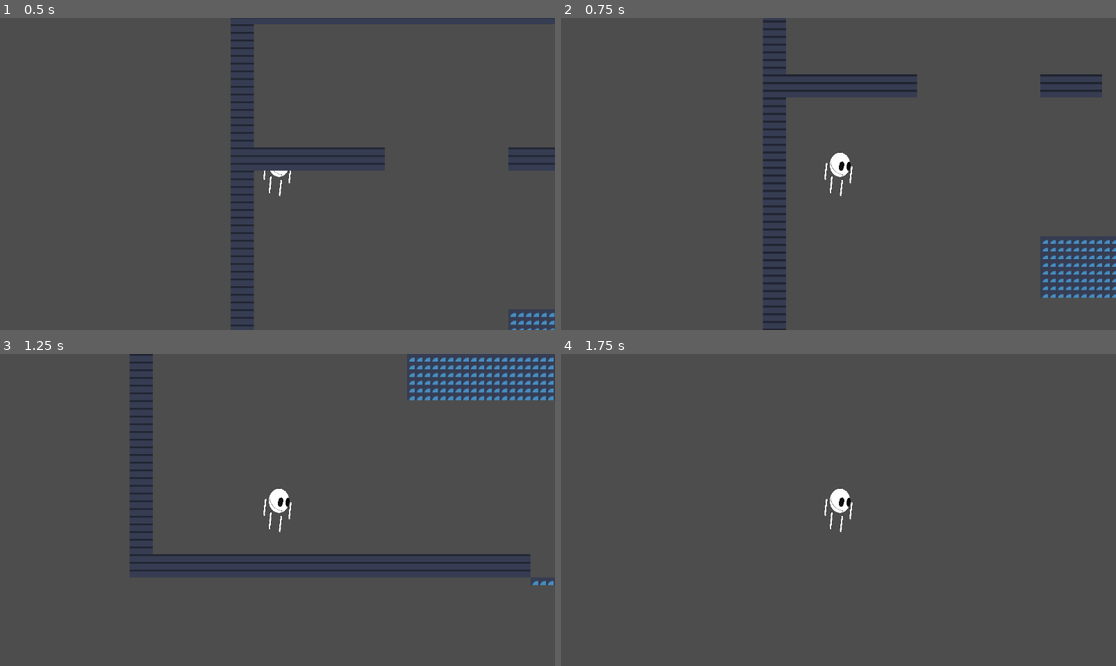
Above: before the commit, frames 1-4 (two rows, left to right).
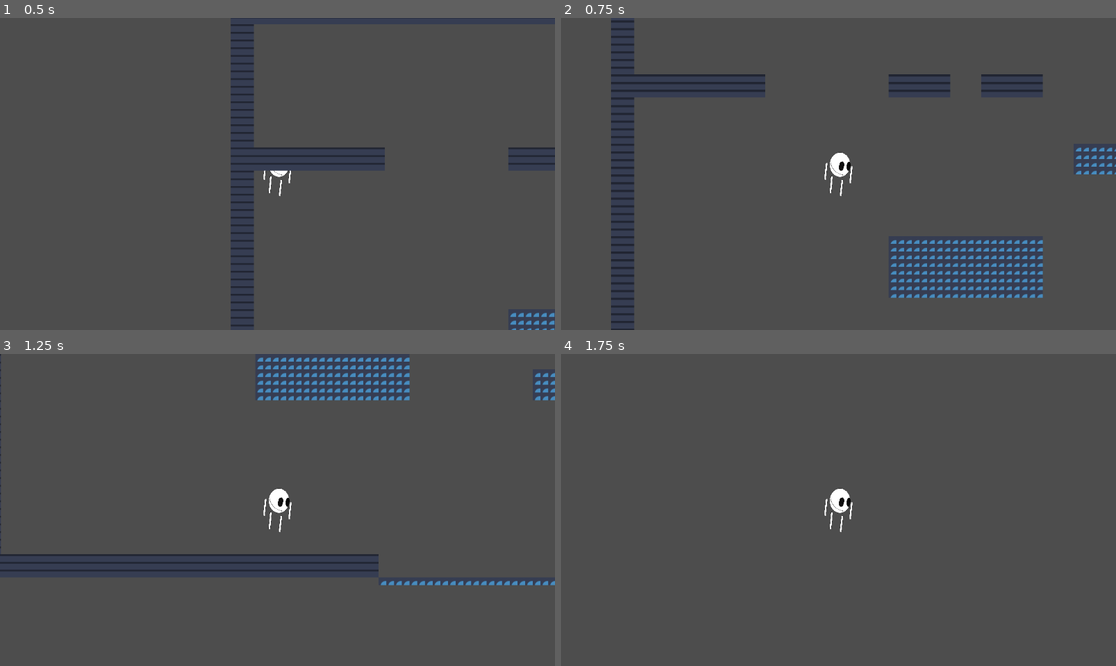
Above: after the commit, the same moments.

Repository: ragegaming23/book-of-souls
Game: Godot game, scene res://levels/Level 2_DinoIsland/Dino Island.tscn
Same seed, same stepped clock (60 frames per second), same inputs: the game is played once before the commit and once after it. This scene is started directly instead of the project's main scene. The engine's default icon, where the game draws it, is replaced by a stand-in: a white triangle on a blue panel in a dark square.
Inputs (mouse positions are in pixels of both pictures, inside the frame that each line leads up to):
- Up to frame 1 (0.5 s): no input
- Up to frame 2 (0.75 s): move the mouse to (960, 158) at 0.52 s; hold D (move_right) from 0.53 s (still down); tap Shift (Dash) at 0.6 s
- Up to frame 3 (1.25 s): keep holding D (move_right); tap Space (jump) at 0.77 s
- Up to frame 4 (1.75 s): keep holding D (move_right); move the mouse to (727, 525) at 1.27 s; tap Shift (Dash) at 1.35 s; tap Space (jump) at 1.52 s

Frame 1 is identical in both runs. In frame 2, 7.7% of the frame differs, in the area x 9-100%, y 0-100%; in frame 3, 5.1%; in frame 4, nothing differs.

Commit message:
player abilities

Diff:
--- a/Player/jump.gd
+++ b/Player/jump.gd
@@ -12,7 +12,7 @@
 	if Input.is_action_just_pressed("jump") and Player.CanDoubleJump:
 		transitioned.emit("Double Jump")
 
-	if Player.CanWallClimb:
+	if Player.CanWallClimb and Player.get_wall_normal_only:
 		transitioned.emit("WallClimb")
 
 	if Input.is_action_just_pressed("Dash") and Player.CanDash:
--- a/levels/Level 2_DinoIsland/Dino Island.tscn
+++ b/levels/Level 2_DinoIsland/Dino Island.tscn
@@ -112,6 +112,7 @@
 
 [node name="CharacterBody2D" parent="." instance=ExtResource("1_2tyn1")]
 position = Vector2(96, -848)
+CanDash = true
 
 [node name="TileMapLayer" type="TileMapLayer" parent="."]
 position = Vector2(-1, -1)
--- a/levels/Level 3_AncientChina world/Level 3.tscn
+++ b/levels/Level 3_AncientChina world/Level 3.tscn
@@ -112,6 +112,7 @@
 
 [node name="CharacterBody2D" parent="." instance=ExtResource("1_qoeth")]
 position = Vector2(112, -56)
+CanDash = true
 
 [node name="TileMapLayer" type="TileMapLayer" parent="."]
 tile_map_data = PackedByteArray("AAAAAAAAAgABAAAAAAABAAAAAgACAAAAAAACAAAAAgADAAAAAAADAAAAAgAEAAAAAAAEAAAAAgAFAAAAAAAFAA …(72176 unchanged characters)…
--- a/levels/Level 4_Mideaval world/level 4.tscn
+++ b/levels/Level 4_Mideaval world/level 4.tscn
@@ -112,6 +112,8 @@
 
 [node name="CharacterBody2D" parent="." instance=ExtResource("1_jbsal")]
 position = Vector2(1432, -48)
+CanDoubleJump = true
+CanDash = true
 
 [node name="TileMapLayer" type="TileMapLayer" parent="."]
 tile_map_data = PackedByteArray("AAAAAAAAAgABAAAAAAABAAAAAgACAAAAAAACAAAAAgADAAAAAAADAAAAAgAEAAAAAAAEAAAAAgAFAAAAAAAFAA …(31056 unchanged characters)…
